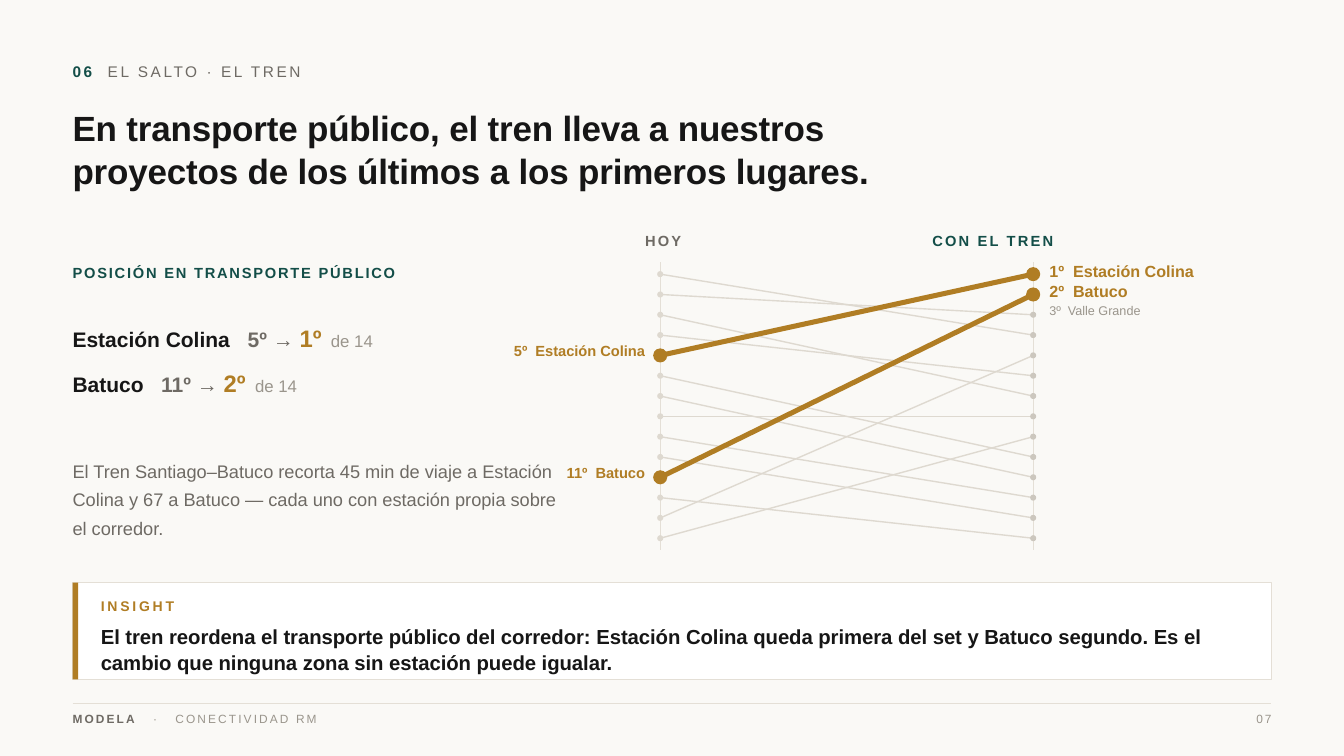
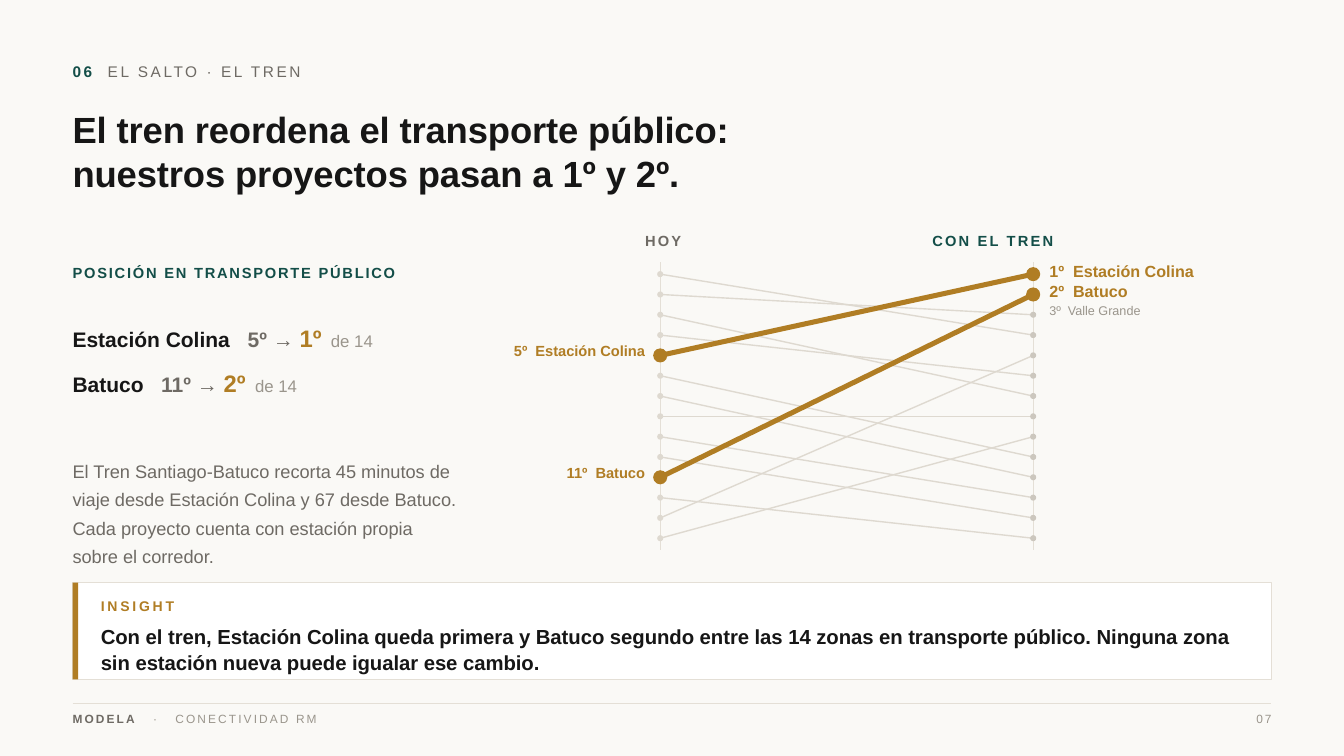
Before and after one commit to modela-simulador/modela-simulador, a slide deck: slide 7 of public/conectividad/Conectividad-Modela.pptx. Drawn at 1344x756 pixels with LibreOffice and Linux fonts; fonts in the diff are those of the drawing. Boxes give left, top, right and bottom in pixels: in the first picture for what was removed or moved away, otherwise in the second. Text is boxed around its words. In the diff, an @@ line names an element or a change of style, - is before the commit and + after.

```diff
--- a/public/conectividad/Conectividad-Modela.pptx
+++ b/public/conectividad/Conectividad-Modela.pptx
@@ text at [73,116,729,195]: text changed; size 25 to 26 pt @@
-En transporte público, el tren lleva a nuestros
-proyectos de los últimos a los primeros lugares.
+El tren reordena el transporte público:
+nuestros proyectos pasan a 1º y 2º.
@@ text at [73,465,457,563]: text changed @@
-El Tren Santiago–Batuco recorta 45 min de viaje a Estación Colina y 67 a Batuco — cada uno con estación propia sobre el corredor.
+El Tren Santiago-Batuco recorta 45 minutos de viaje desde Estación Colina y 67 desde Batuco. Cada proyecto cuenta con estación propia sobre el corredor.
@@ text at [101,629,1229,675]: text changed @@
-El tren reordena el transporte público del corredor: Estación Colina queda primera del set y Batuco segundo. Es el cambio que ninguna zona sin estación puede igualar.
+Con el tren, Estación Colina queda primera y Batuco segundo entre las 14 zonas en transporte público. Ninguna zona sin estación nueva puede igualar ese cambio.
```
Also in this commit, not shown: 14 other slides changed, 3 slides added, 4 slides removed, 39 other files.
